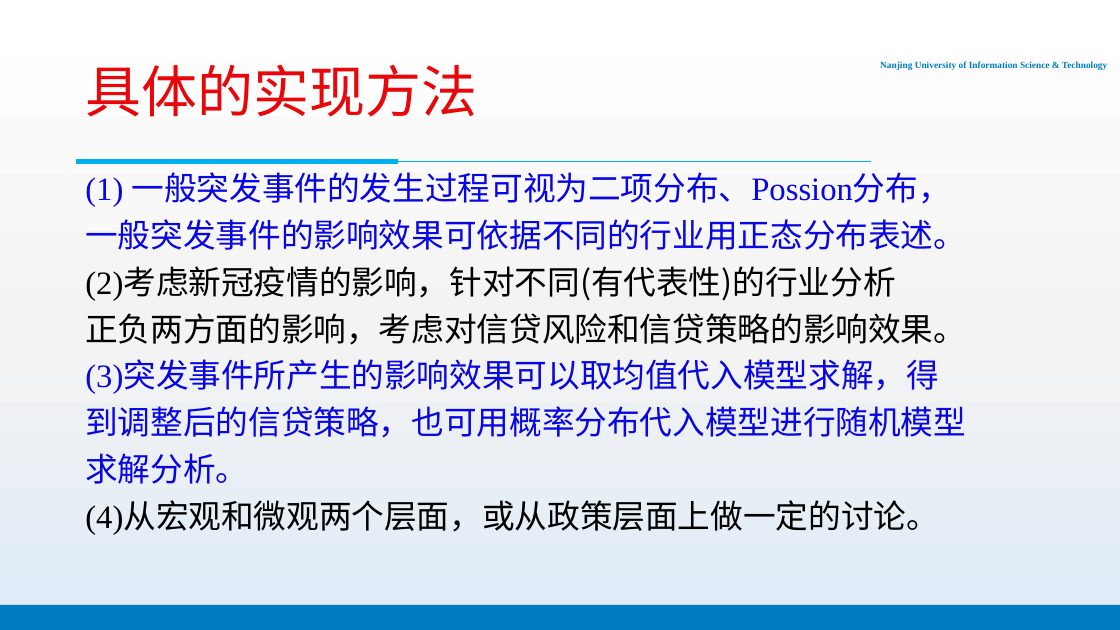
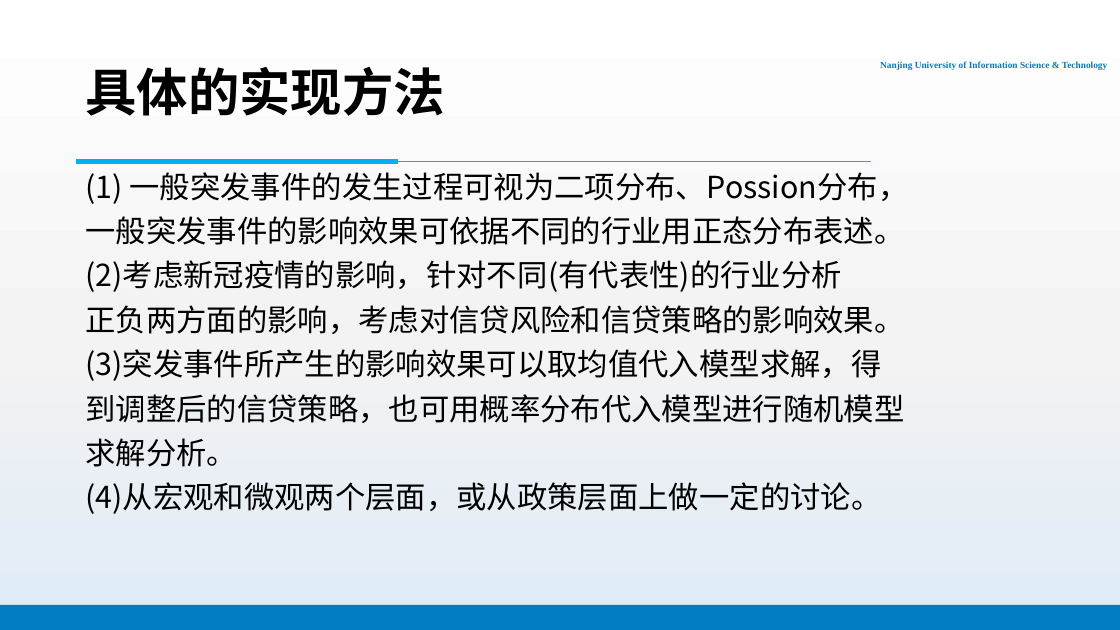
Before and after one commit to PhantomGMC/Week16-Math_model, a slide deck: slide 4 of 数模16周报告.pptx (slide 16 before the commit). Drawn at 1120x630 pixels with LibreOffice and Linux fonts; fonts in the diff are those of the drawing; background and template pictures are left out. Boxes give left, top, right and bottom in pixels: in the first picture for what was removed or moved away, otherwise in the second. Text is boxed around its words. In the diff, an @@ line names an element or a change of style, - is before the commit and + after.

```diff
--- a/数模16周报告.pptx
+++ b/数模16周报告.pptx
@@ title "具体的实现方法" at <box>85,67,444,116</box>: size 48 to 44 pt, text colour #E8080B to #000000, bold on @@
@@ text "(1) 一般突发事件的发生过程可视为二项分布、Possion分布，" at <box>85,172,909,514</box>: size 28 to 26 pt; font Times New Roman to Noto Sans CJK SC in "(1) 一般突发事件的发生过程可视为二项分布、Possion分布，", "(2)考虑新冠疫情的影响，针对不同(有代表性)的行业分析", "(3)突发事件所产生的影响效果可以取均值代入模型求解，得", "(4)从宏观和微观两个层面，或从政策层面上做一定的讨论。"; text colour #0806E2 to #000000 in "(1) 一般突发事件的发生过程可视为二项分布、Possion分布，", "一般突发事件的影响效果可依据不同的行业用正态分布表述。", "(3)突发事件所产生的影响效果可以取均值代入模型求解，得", "到调整后的信贷策略，也可用概率分布代入模型进行随机模型" and 1 more places @@
```
Also in this commit, not shown: 12 other slides changed, 8 slides added, 3 slides removed.
